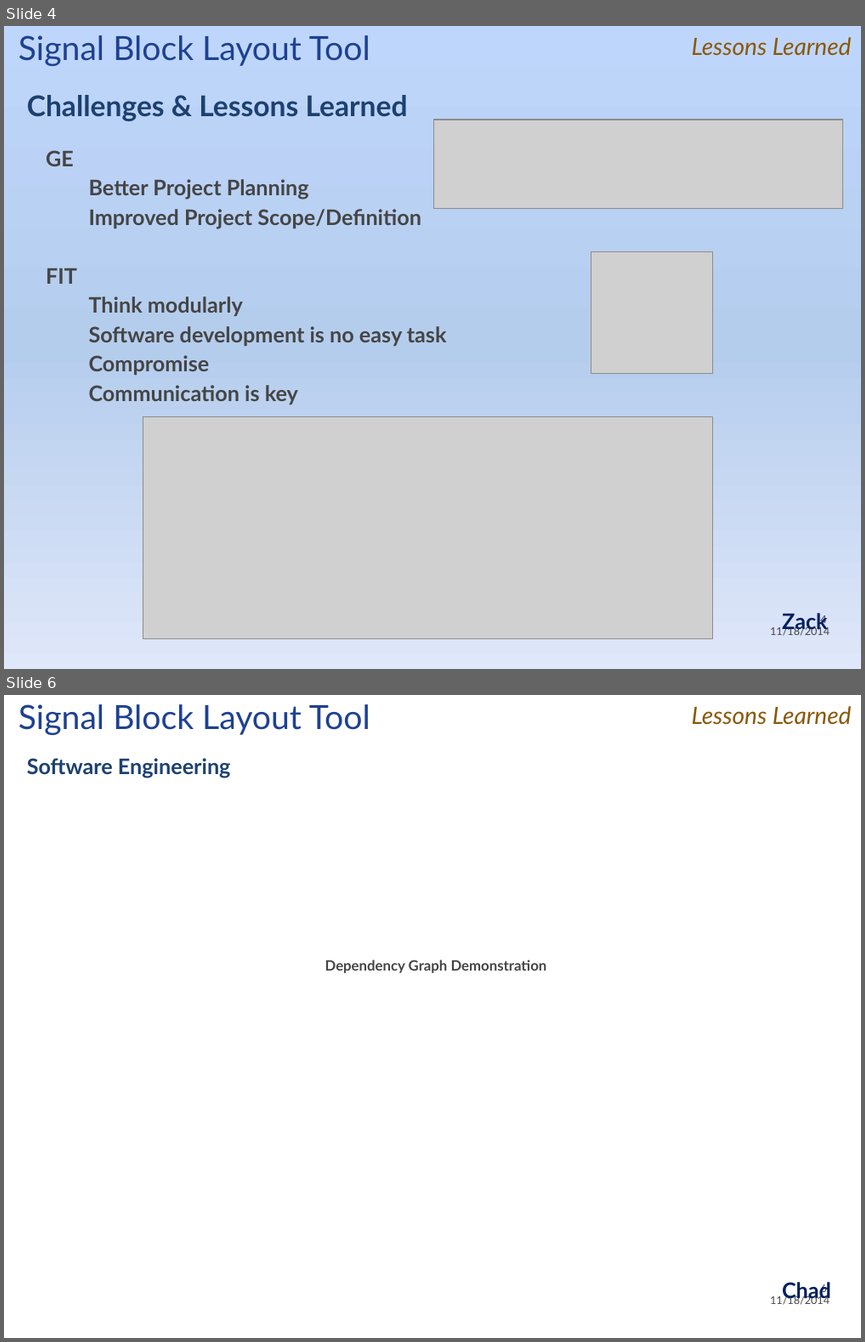
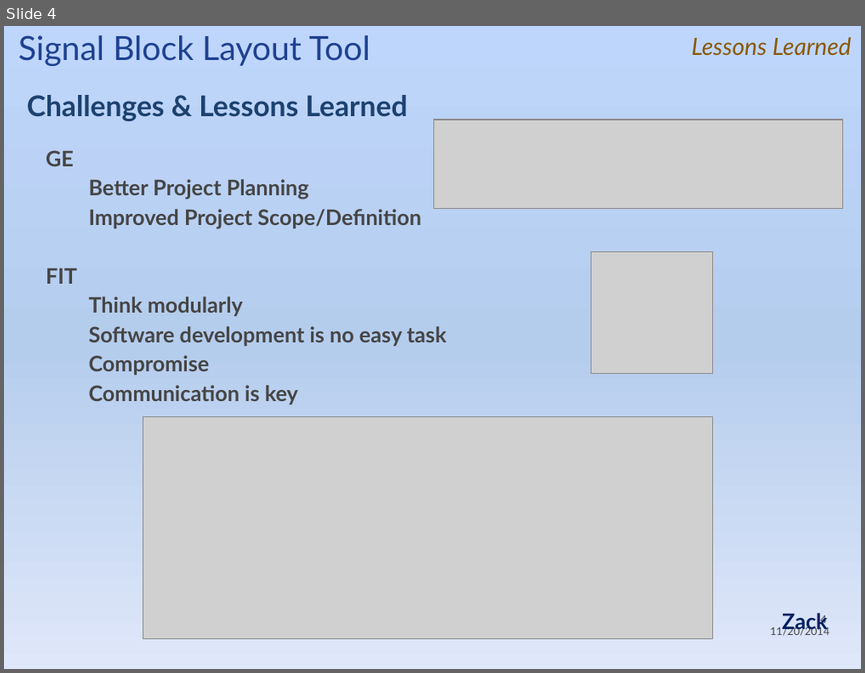
Before and after one commit to Topgun122104/SeniorProj, a slide deck: Documents/Presentations/Senior Design Project Summary Presentation Nov 14.pptx. Shown one above the other, each under a label of ours: slides 4 and 6 before the commit, slide 4 after it; the slides between them are not shown. The pictures are 865x1342 and 865x673 pixels, drawn with LibreOffice and Linux fonts; fonts in the diff are those of the drawing; grey boxes stand for pictures; background and template pictures are left out. Boxes give left, top, right and bottom in pixels: in the first picture for what was removed or moved away, otherwise in the second. Text is boxed around its words. In the diff, an @@ line names an element or a change of style, - is before the commit and + after.

```diff
--- a/Documents/Presentations/Senior Design Project Summary Presentation Nov 14.pptx
+++ b/Documents/Presentations/Senior Design Project Summary Presentation Nov 14.pptx
@@ slide 6 removed at (4,695,861,1338), background #FFFFFF; not listed: 1 template element that a slide beside it also shows @@
@@ text removed at (18,704,370,735) @@
-Signal Block Layout Tool
@@ text removed at (692,706,851,725) @@
-Lessons Learned
@@ text removed at (27,758,231,777) @@
-Software Engineering
@@ text removed at (325,959,547,973) @@
-Dependency Graph Demonstration
@@ text removed at (782,1281,831,1302) @@
-Chad
@@ text at (770,625,829,635): text changed @@
-11/18/2014
+11/20/2014
```
Also in this commit, not shown: 2 slides changed, 1 slide added, 1 other file.
